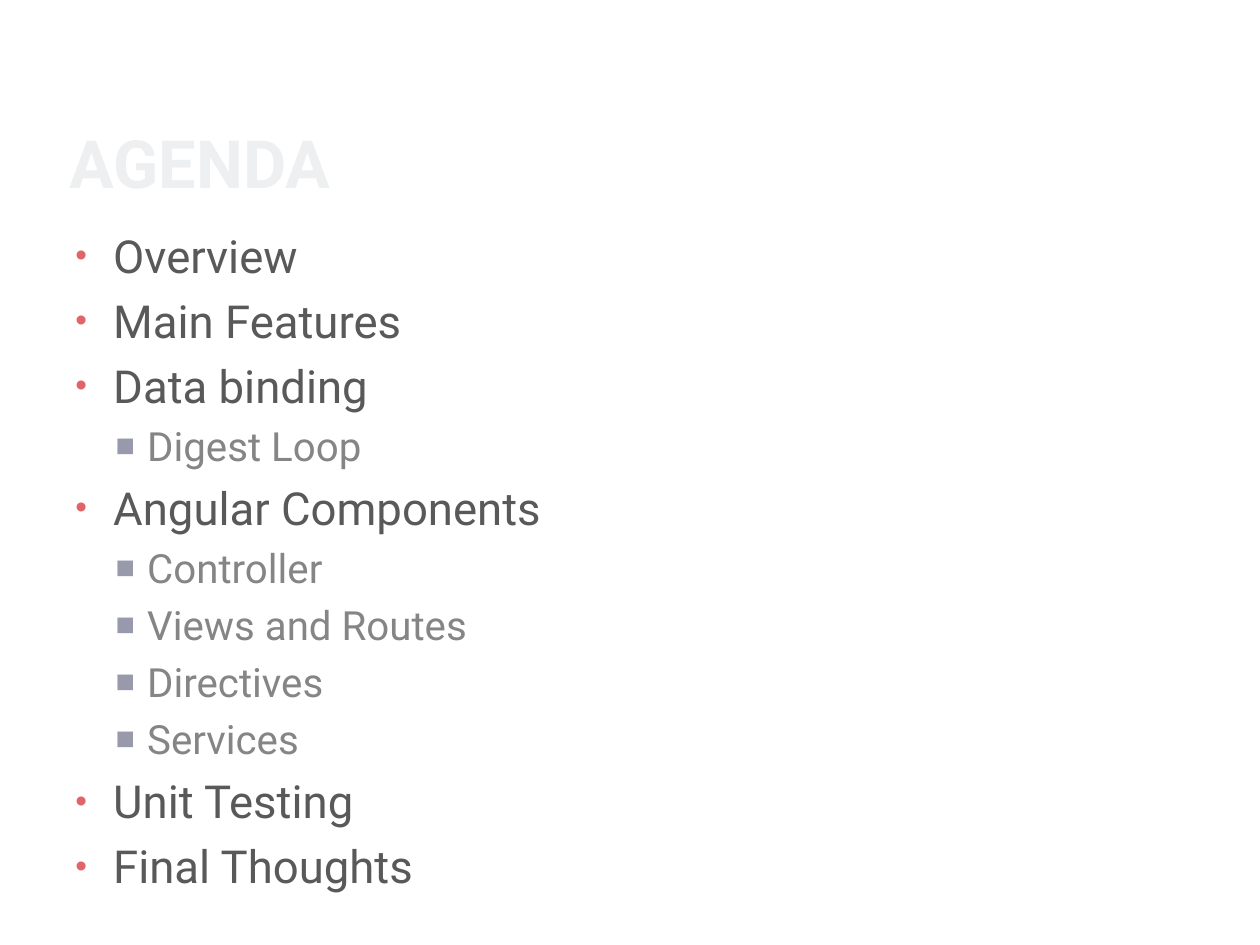
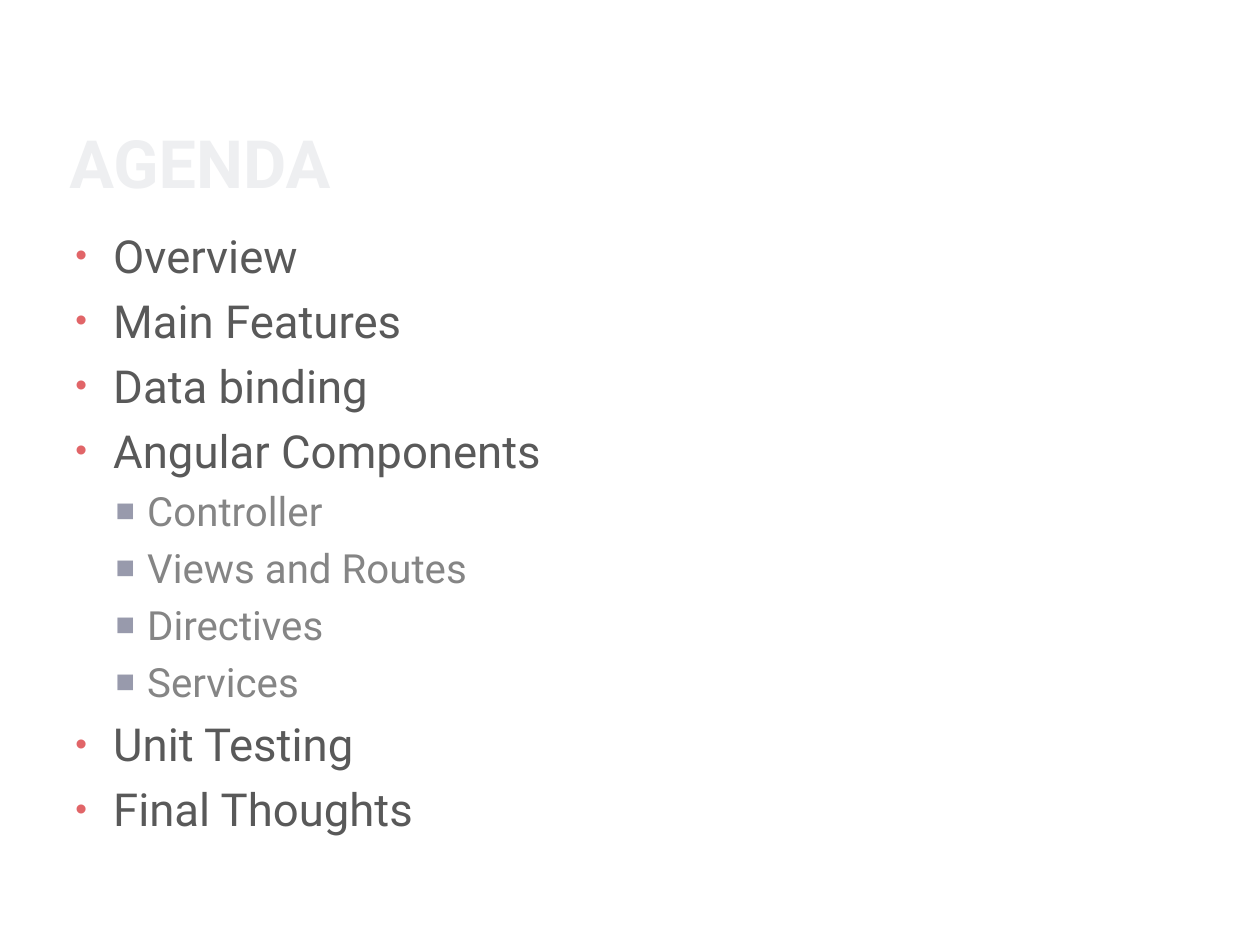
Before and after one commit to gibson-wong/AngularJS-Project, a slide deck: slide 2 of AngularJS.pptx. Drawn at 1260x945 pixels with LibreOffice and Linux fonts; fonts in the diff are those of the drawing; background and template pictures are left out. Boxes give left, top, right and bottom in pixels: in the first picture for what was removed or moved away, otherwise in the second. Text is boxed around its words. In the diff, an @@ line names an element or a change of style, - is before the commit and + after.

```diff
--- a/AngularJS.pptx
+++ b/AngularJS.pptx
@@ text at (x1=147, y1=432, x2=361, y2=470): paragraph removed @@
-  ■ Digest Loop
```
Also in this commit, not shown: 4 other slides changed, 1 other file.
